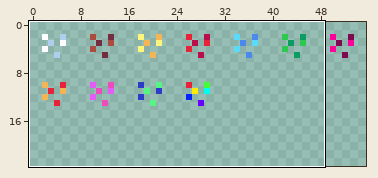
Pixel-art sprite, stored at Assets/Tiles/OreSheet.png. Above, an overview of the earlier version with the close-up marked.
Close-up. As it was:
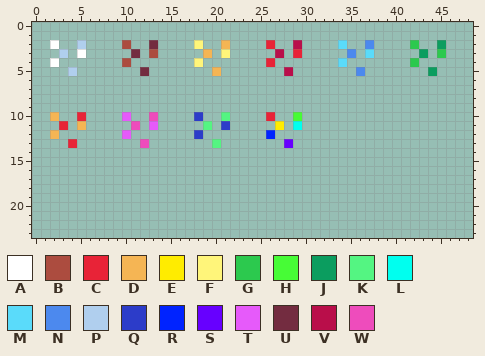
The file is 56x24 pixels. Shown: x 0..48, y 0..23.
Palette (. is transparent): A #ffffff  B #ac4c3f  C #e82337  D #f5b554  E #ffec00  F #fff57a  G #2cc94e  H #47fc36  J #0b9d5f  K #54f582  L #00ffef  M #5adbfa  N #4c89ee  P #b0cfee  Q #2c3cc9  R #0023ff  S #6700ff  T #e65afa  U #732c40  V #b90e4a  W #ee4cbc
Once edited:
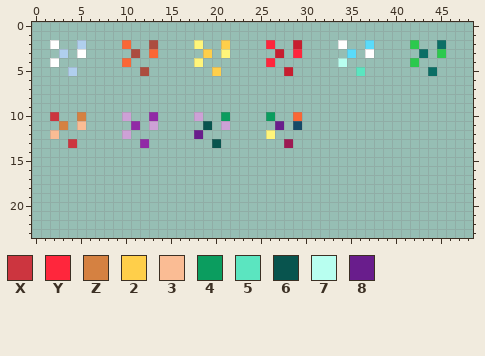
Colours new in this view: X #cc353f  Y #ff263c  Z #d58141  2 #ffcf4a  3 #fabc94  4 #0b9d5f  5 #5be5c0  6 #08544e  7 #b8fff0  8 #691d8c
Edits made:
colour B: #ac4c3f -> #fa6735
colour J: #0b9d5f -> #0a6e65
colour L: #00ffef -> #164a67
colour S: #6700ff -> #9d1952
colour T: #e65afa -> #cda1d6
colour U: #732c40 -> #ac4c3f
colour V: #b90e4a -> #c71e2f
colour W: #ee4cbc -> #9129a6
y 2: x 21 D -> 2; x 26 C -> Y; x 34 M -> A; x 37 N -> M
y 3: x 19 D -> 2; x 29 C -> Y; x 35 N -> M; x 37 M -> A
y 4: x 26 C -> Y; x 34 M -> 7
y 5: x 20 D -> 2; x 36 N -> 5
y 10: x 2 D -> X; x 5 C -> Z; x 18 Q -> T; x 21 K -> 4; x 26 C -> 4; x 29 H -> B
y 11: x 3 C -> Z; x 5 D -> 3; x 19 K -> 6; x 21 Q -> T; x 27 E -> 8
y 12: x 2 D -> 3; x 18 Q -> 8; x 26 R -> F
y 13: x 4 C -> X; x 20 K -> 6
Pixel boxes of the changes (left, top, right, bottom) in both close-ups:
changed: (122, 40, 158, 76)
changed: (203, 40, 302, 76)
changed: (338, 40, 374, 76)
changed: (419, 40, 446, 76)
changed: (50, 112, 86, 148)
changed: (122, 112, 158, 148)
changed: (194, 112, 302, 148)
